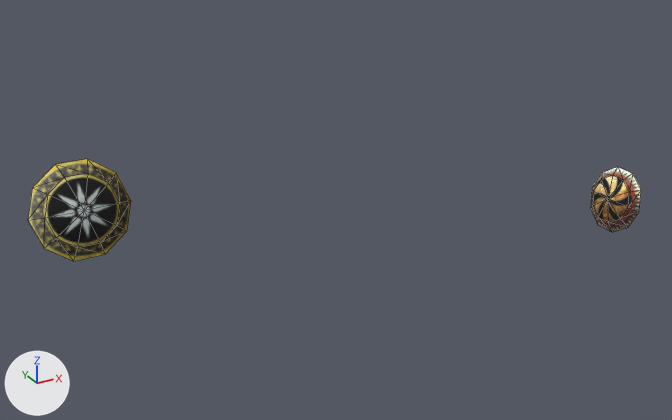
A saved change to the COLLADA model client/art/meshes/props/hele_fortress_shields.dae.
Before and after are seen from a 50 mm camera at (-0.297, -0.616, 0.491) aimed at (-0.036, -0.142, 0.254). Lighting does not change. The marker at lower left points along +X, +Y and +Z. Mesh edges are drawn as thin lines. Where no turn or scale is listed for an object, it has been applied to the vertices.

Names of what the first picture shows: 'shield25'.
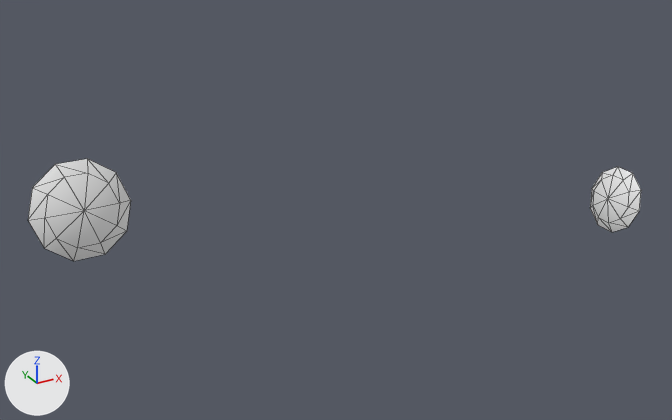
Where the change shows, as pixel boxes (x1, y1, x2, y2) in the pictures (672 x 420 px):
'shield25', recoloured
    both: (28, 159, 641, 261)

Patch to the scene script:
```diff
--- a/client/art/meshes/props/hele_fortress_shields.dae.py
+++ b/client/art/meshes/props/hele_fortress_shields.dae.py
@@ me_shield25mesh @@
 me_shield25mesh.from_pydata(...)  # 42 vertices, 60 faces; spans x -0.517..-0.071, y -0.008..0.075, z -0.069..0.074
-me_shield25mesh.materials.append(mat_08___default)  # picture img_hele_props_b_dds
```
